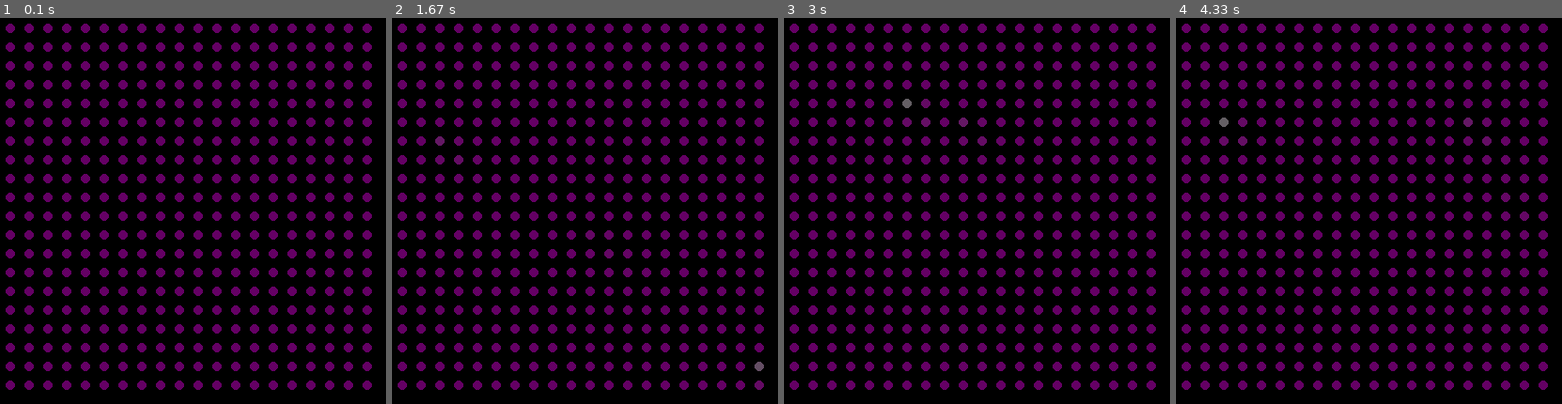
Above: before the commit, frames 1-4 (left to right).
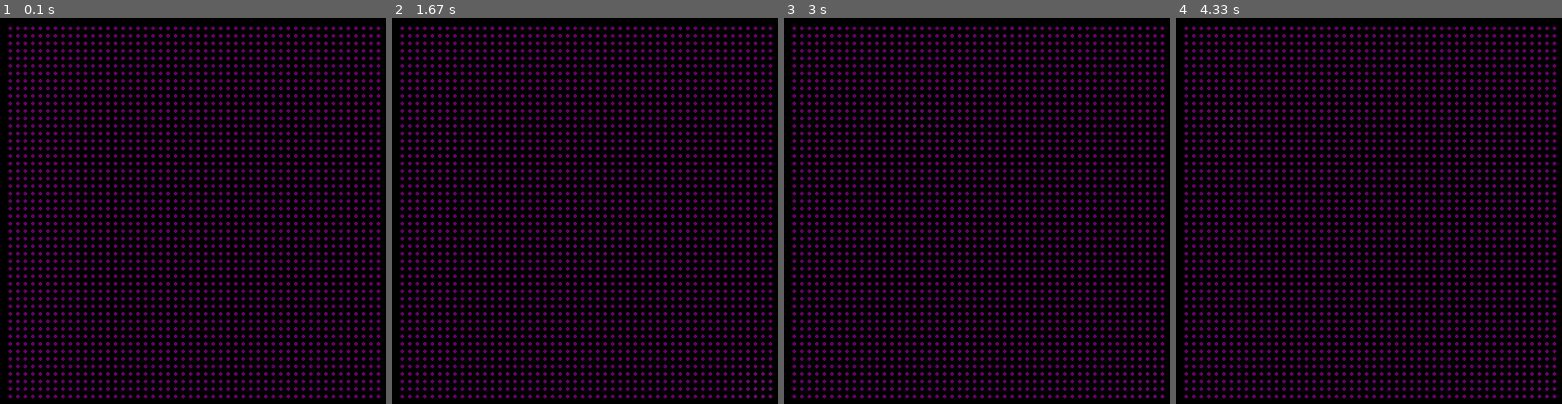
Above: after the commit, the same moments.

Repository: Skilsu/PygameMap
Game: pygame game, started from FluidTest.py
Same seed, same stepped clock (60 frames per second), same inputs: the game is played once before the commit and once after it.
Inputs (mouse positions are in pixels of both pictures, inside the frame that each line leads up to):
- Up to frame 1 (0.1 s): no input
- Up to frame 2 (1.67 s): click (588, 214) at 0.4 s; click (592, 245) at 0.73 s; click (446, 145) at 1.07 s; click (762, 380) at 1.4 s
- Up to frame 3 (3 s): click (992, 56) at 1.73 s; click (961, 338) at 2.07 s; click (965, 137) at 2.4 s; click (915, 118) at 2.73 s
- Up to frame 4 (4.33 s): click (1496, 176) at 3.07 s; click (1519, 203) at 3.4 s; click (1473, 133) at 3.73 s; click (1237, 126) at 4.07 s

The runs differ from the first frame. In frame 1, 29% of the frame differs, in the area x 1-99%, y 1-99%; in frame 2, 29%; in frame 3, 29%; in frame 4, 29%.

Commit message:
debug and correct Fluid test

Diff:
--- a/FluidTest.py
+++ b/FluidTest.py
@@ -1,3 +1,5 @@
+import copy
+
 import pygame
 
 
@@ -6,32 +8,39 @@
         # Set up Pygame
         self.generated_map = []
         pygame.init()
-        width, height = 500, 500
+        self.screen_size = 400
+        width, height = self.screen_size + 100, self.screen_size + 100
+        self.grid_size = 50
         self.screen = pygame.display.set_mode((width, height))
         self.generate_new_map()
         self.running = True
 
     def generate_new_map(self):
-        self.generated_map = [[0 for _ in range(20)] for _ in range(20)]
+        self.generated_map = [[0 for _ in range(self.grid_size)] for _ in range(self.grid_size)]
 
     def act(self):
+        new_map = copy.deepcopy(self.generated_map)
+        len_x = len(self.generated_map)
+        len_y = len(self.generated_map[0])
         for idx, row in enumerate(self.generated_map):
             for jdx, position in enumerate(row):
                 min_x = max(0, idx - 1)
-                max_x = min(idx + 1, 200)
+                max_x = min(idx + 2, self.grid_size)
                 min_y = max(0, jdx - 1)
-                max_y = min(jdx + 1, 200)
+                max_y = min(jdx + 2, self.grid_size)
                 pos = []
                 for i in range(min_x, max_x):
                     for j in range(min_y, max_y):
                         pos.append(self.generated_map[i][j])
                 diff = 0
+                divisor = len(pos)
                 lowest = min(pos)
                 pos.remove(lowest)
                 for i in pos:
                     diff += i - lowest
-                goal = lowest + (diff / 9)
-                self.generated_map[idx][jdx] += (goal - self.generated_map[idx][jdx]) / 5
+                goal = lowest + (diff / divisor)
+                new_map[idx][jdx] += (goal - self.generated_map[idx][jdx])
+        self.generated_map = new_map
 
     def handle_events(self):
         for event in pygame.event.get():
@@ -42,8 +51,8 @@
                 if 51 < mouse_x < 449 and 51 < mouse_y < 449:
                     mouse_x -= 50
                     mouse_y -= 50
-                    mouse_x /= 20
-                    mouse_y /= 20
+                    mouse_x /= self.screen_size / self.grid_size
+                    mouse_y /= self.screen_size / self.grid_size
                     self.generated_map[int(mouse_x)][int(mouse_y)] += 1
                 self.draw()
 
@@ -52,7 +61,8 @@
         for idx, i in enumerate(self.generated_map):
             for jdx, j in enumerate(i):
                 pygame.draw.circle(self.screen, (100, min(255, 255 * j), 100),
-                                   (idx * 20 + 50, jdx * 20 + 50), 5)
+                                   (idx * (self.screen_size / self.grid_size) + 50,
+                                    jdx * (self.screen_size / self.grid_size) + 50), 2)
         pygame.display.flip()
 
     def run(self):
